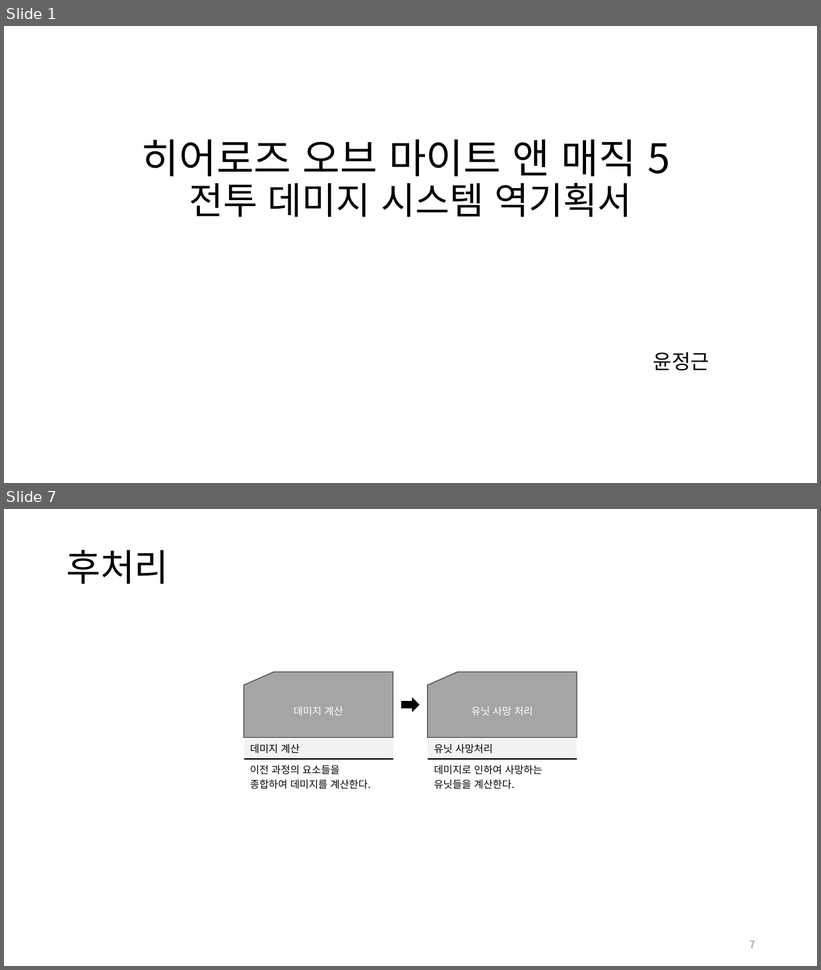
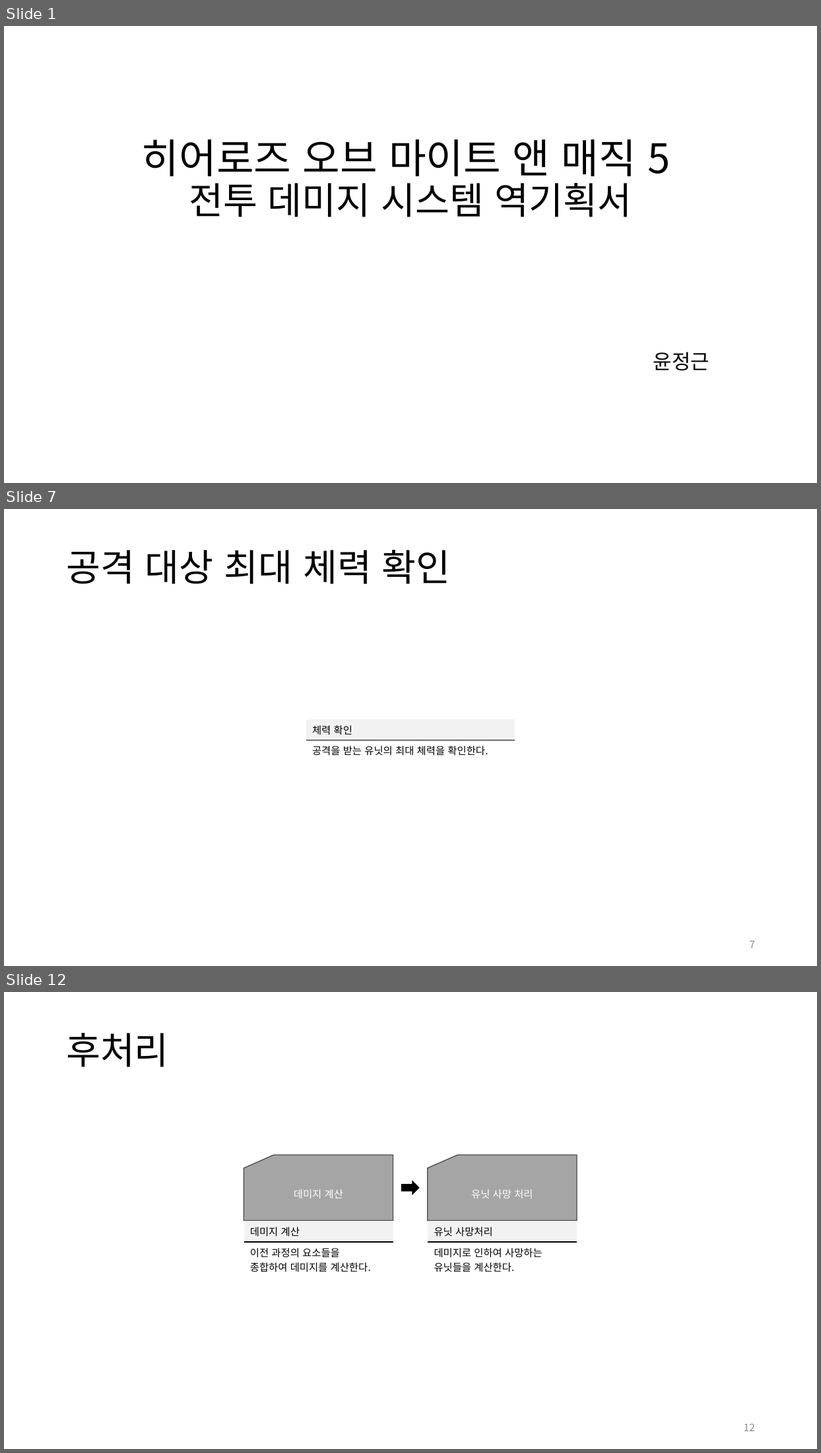
Before and after one commit to yjk0401/unityenginebasic_9th, a slide deck: 기획/마이트앤매직/히어로즈 오브 마이트 앤 매직 5 역기획서.pptx. Shown one above the other, each under a label of ours: slides 1 and 7 before the commit, slides 1, 7 and 12 after it; the slides between them are not shown. The pictures are 821x970 and 821x1453 pixels, drawn with LibreOffice and Linux fonts; fonts in the diff are those of the drawing. Boxes give left, top, right and bottom in pixels: in the first picture for what was removed or moved away, otherwise in the second. Text is boxed around its words. In the diff, an @@ line names an element or a change of style, - is before the commit and + after.

```diff
--- a/기획/마이트앤매직/히어로즈 오브 마이트 앤 매직 5 역기획서.pptx
+++ b/기획/마이트앤매직/히어로즈 오브 마이트 앤 매직 5 역기획서.pptx
@@ slide 7 added at (x1=4, y1=509, x2=817, y2=966), background #FFFFFF @@
@@ title added at (x1=66, y1=550, x2=451, y2=584), 44 pt, text #000000 @@
+공격 대상 최대 체력 확인
@@ table added at (x1=306, y1=720, x2=515, y2=758), 2 rows, 1 columns @@
+체력 확인
+공격을 받는 유닛의 최대 체력을 확인한다.
@@ page number added at (x1=750, y1=941, x2=756, y2=949), 12 pt, text #8C8C8C @@
+7
@@ what was slide 7 is now slide 12 @@
@@ page number at (x1=744, y1=1424, x2=755, y2=1432): text changed @@
-7
+12
```
Also in this commit, not shown: 5 slides changed, 5 other slides added, 2 other files.
